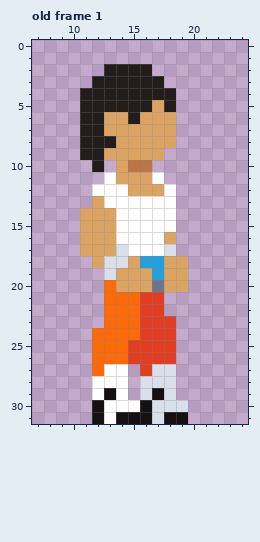
Two versions of one pixel-art file, Player/Gateway/player.ase. The picture above was drawn from the file before the commit.
32x32 pixels, 1 frame. Shown: old frame 1: x 7..24, y 0..31. The commit also changed other frames, which this record leaves out.
After the commit:
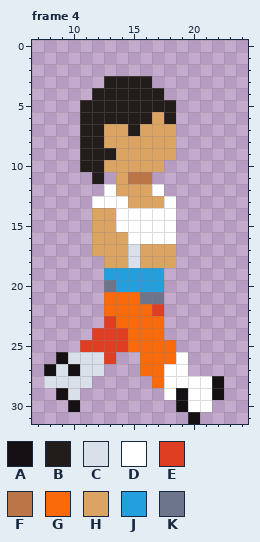
Palette (. is transparent): A #141013  B #221c1a  C #dae0ea  D #ffffff  E #df3e23  F #bb7547  G #fa6a0a  H #dba463  J #249fde  K #6d758d
A new or re-ordered frame is compared with the old frame closest to it.
Difference:
frames 1 -> 4
Changed rows in their new state; - is an unchanged pixel.
Frame 4 is new; against old frame 1:
first column x 8:
 2 -----....------
 3 ----.----.-----
 4 ---.------.----
 5 ---------B-----
 6 -----BB-B-B----
 7 -------B-------
 8 -----H---------
 9 -----B----H----
10 ---B-H-HHH-----
11 ----B.-FF.-----
12 ----.-H--D.----
13 ----D--HHH-----
14 ---.-----------
15 ---.-----------
16 ---.--H---D----
17 ---.--HCHHH----
18 ----.HHCHH-.---
19 -----JJJJ-..---
20 -----KJJJJ..---
21 --------KK-----
22 --------G------
23 -----E--GG.----
24 ----EEE-GG.----
25 ---EEEEGGGG----
26 -ACCCE..GGGD---
27 ACACC..-GGDD---
28 CCCC...-.GDDDDA
29 -AC-...-..DADDA
30 --A-.......ADD-
31 ----........A--
Where, in picture pixels (left, top, right, bottom), the same in both pictures:
changed: (44, 64, 224, 424)
